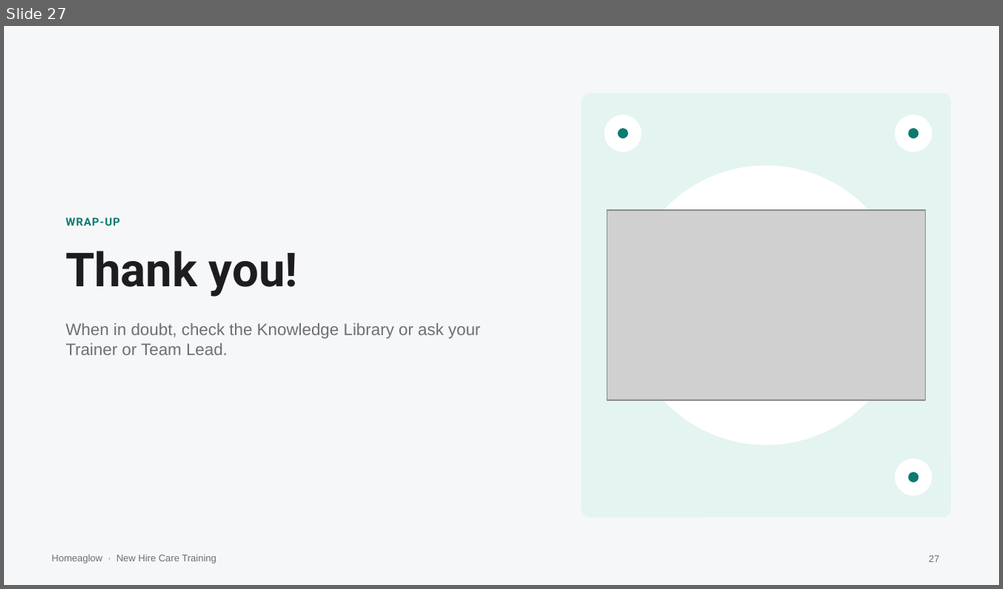
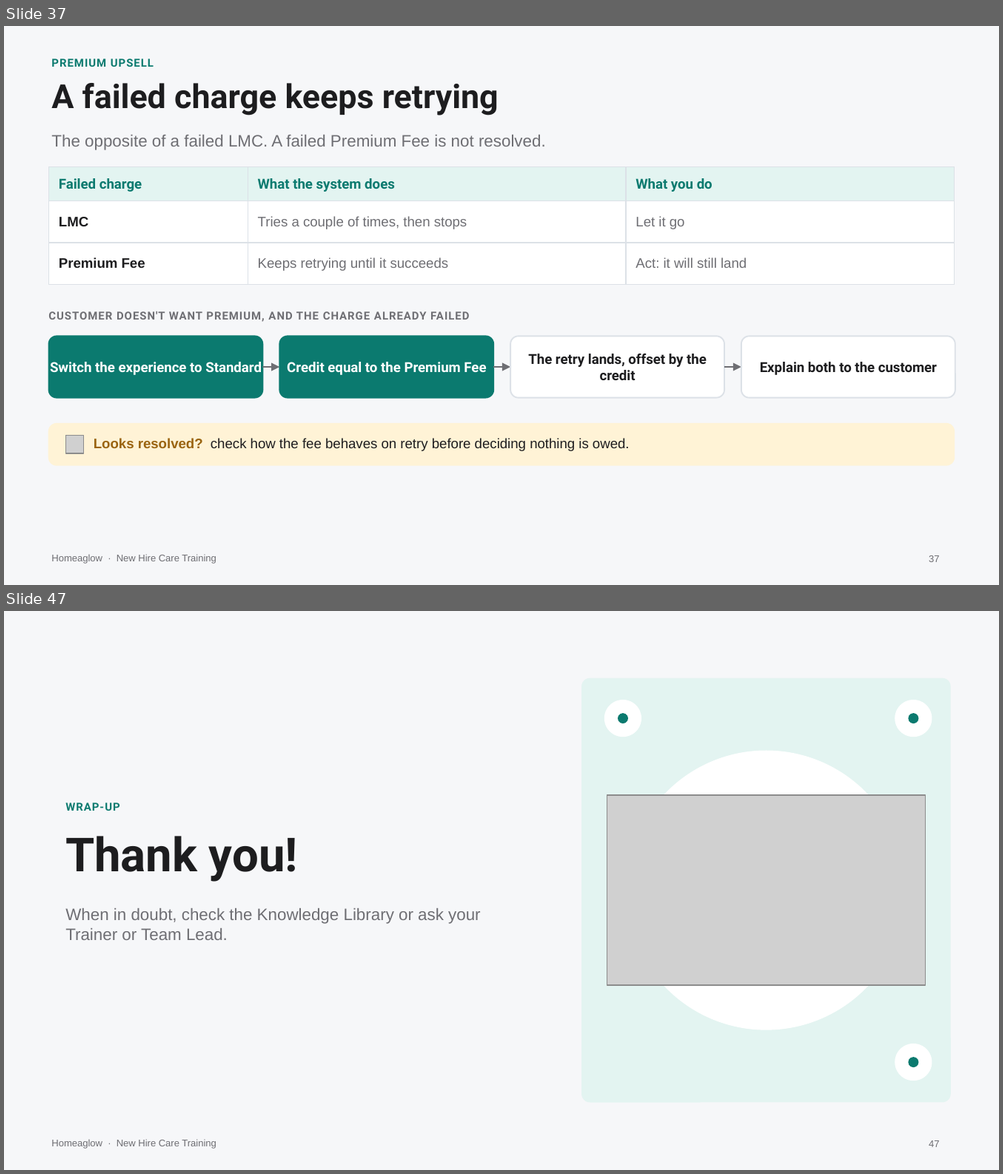
Before and after one commit to anjulimichelle/training, a slide deck: incorrect-info-lmc-lockout/incorrect-info-lmc-lockout.pptx. Shown one above the other, each under a label of ours: slide 27 before the commit, slides 37 and 47 after it; the slides between them are not shown. The pictures are 1003x589 and 1003x1174 pixels, drawn with LibreOffice and Linux fonts; fonts in the diff are those of the drawing; grey boxes stand for pictures. Boxes give left, top, right and bottom in pixels: in the first picture for what was removed or moved away, otherwise in the second. Text is boxed around its words. In the diff, an @@ line names an element or a change of style, - is before the commit and + after.

```diff
--- a/incorrect-info-lmc-lockout/incorrect-info-lmc-lockout.pptx
+++ b/incorrect-info-lmc-lockout/incorrect-info-lmc-lockout.pptx
@@ slide 37 added at box(4, 26, 999, 585), background #F6F7F9; not listed: 1 template element that a slide beside it also shows @@
@@ text added at box(51, 59, 153, 67), 8 pt, text #0B7A6F, bold @@
+PREMIUM UPSELL
@@ text added at box(51, 83, 498, 116), 24 pt, text #1D1D1F, bold @@
+A failed charge keeps retrying
@@ text added at box(51, 135, 546, 150), 12 pt, text #6E6E73 @@
+The opposite of a failed LMC. A failed Premium Fee is not resolved.
@@ table added at box(48, 167, 954, 274), 3 rows, 3 columns @@
+Failed charge | What the system does | What you do
+LMC | Tries a couple of times, then stops | Let it go
+Premium Fee | Keeps retrying until it succeeds | Act: it will still land
@@ text added at box(48, 312, 469, 322), 8 pt, text #6E6E73, bold @@
+CUSTOMER DOESN'T WANT PREMIUM, AND THE CHARGE ALREADY FAILED
@@ rounded rectangle added at box(48, 336, 262, 398), fill #0B7A6F, outline #0B7A6F 1 pt @@
@@ rounded rectangle added at box(279, 336, 493, 398), fill #0B7A6F, outline #0B7A6F 1 pt @@
@@ rounded rectangle added at box(510, 336, 724, 398), fill #FFFFFF, outline #DCE1E7 1 pt @@
@@ rounded rectangle added at box(741, 336, 955, 398), fill #FFFFFF, outline #DCE1E7 1 pt @@
@@ text added at box(528, 354, 706, 380), 10 pt, text #1D1D1F, bold @@
+The retry lands, offset by the credit
@@ text added at box(50, 362, 262, 375), 10 pt, text #FFFFFF, bold @@
+Switch the experience to Standard
@@ arrow added from (262, 367) to (279, 367), #6E6E73 1 pt @@
@@ text added at box(287, 362, 486, 375), 10 pt, text #FFFFFF, bold @@
+Credit equal to the Premium Fee
@@ arrow added from (493, 367) to (510, 367), #6E6E73 1 pt @@
@@ arrow added from (724, 367) to (741, 367), #6E6E73 1 pt @@
@@ text added at box(760, 362, 936, 375), 10 pt, text #1D1D1F, bold @@
+Explain both to the customer
@@ rounded rectangle added at box(48, 424, 954, 466), fill #FFF3D6, outline #FFF3D6 0.75 pt @@
@@ picture added at box(65, 436, 84, 454) @@
@@ text added at box(94, 438, 629, 452), 10 pt, text #1D1D1F @@
+Looks resolved? check how the fee behaves on retry before deciding nothing is owed.
@@ page number added at box(928, 556, 939, 562), 7 pt, text #6E6E73 @@
+37
@@ what was slide 27 is now slide 47 @@
@@ page number at box(928, 1141, 939, 1147): text changed @@
-27
+47
```
Also in this commit, not shown: 6 slides changed, 19 other slides added, 5 other files.
